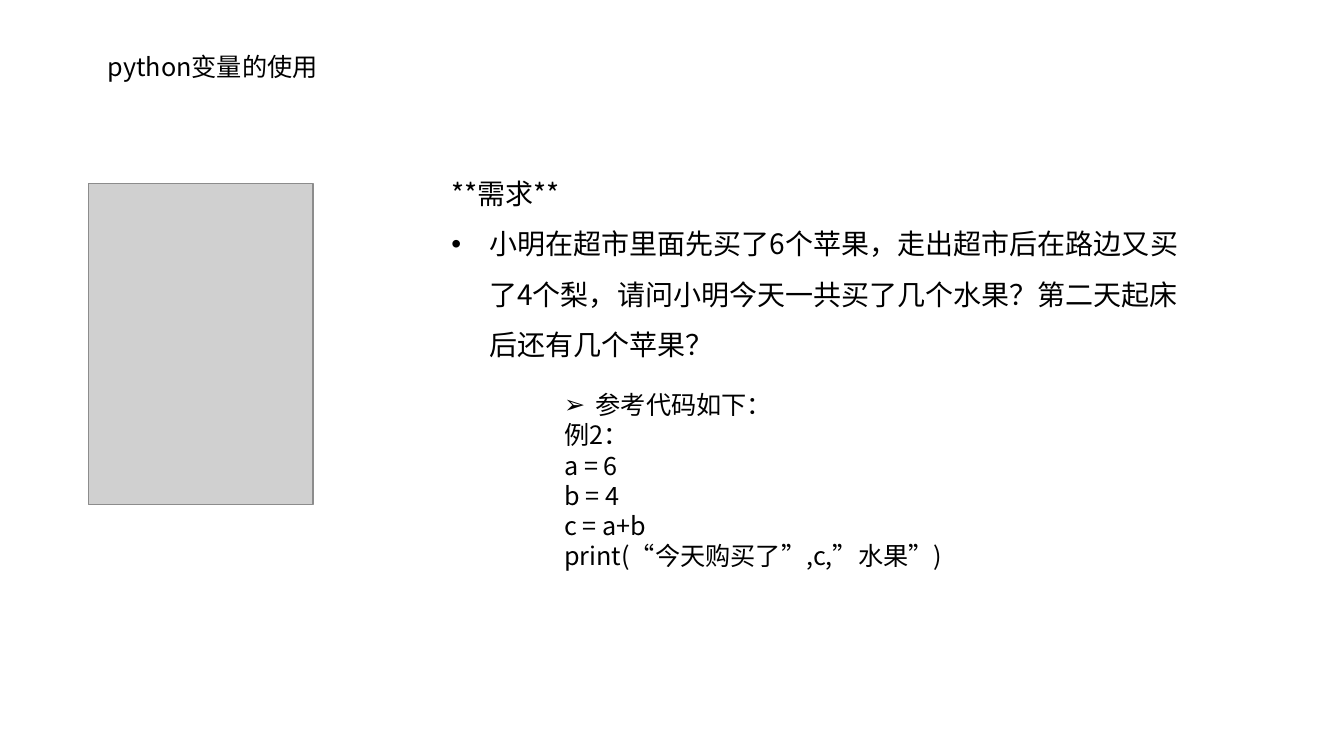
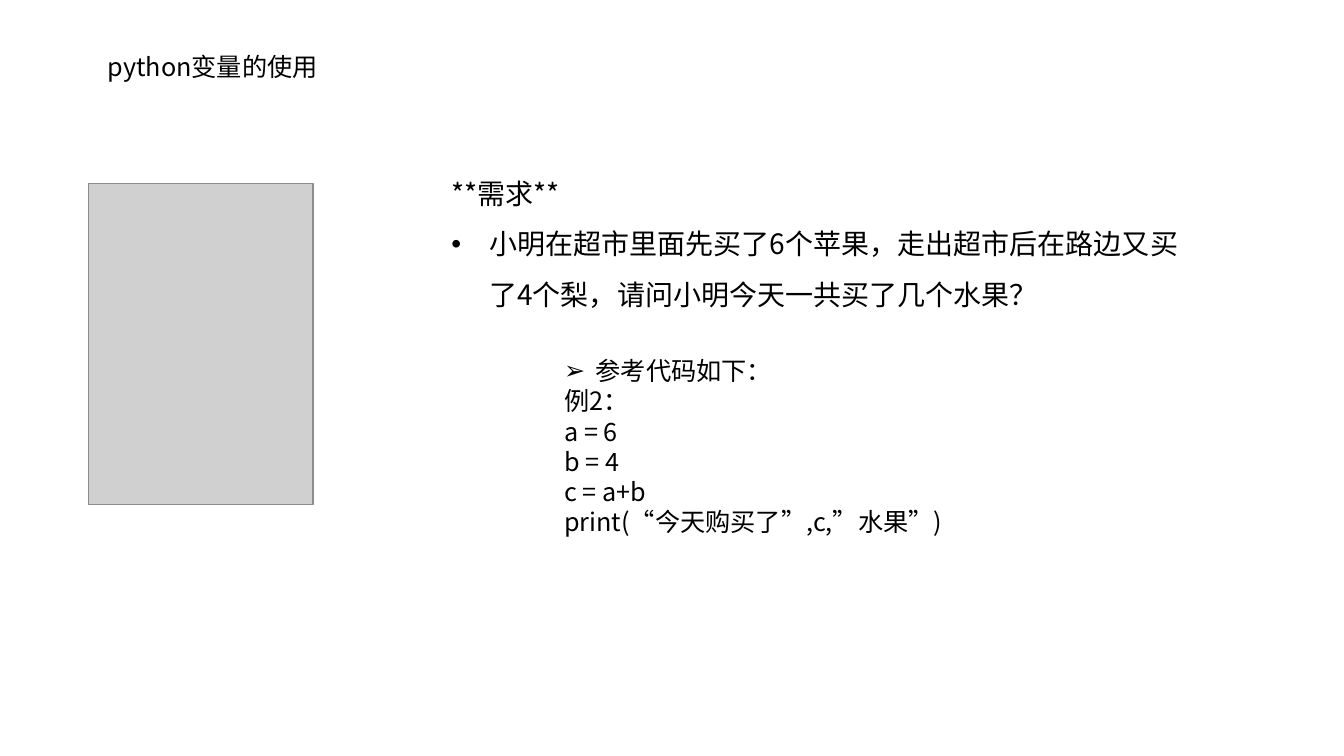
Before and after one commit to hwdeveloper/python-tutorial, a slide deck: slide 17 of 第1节课/01ppt/P1-1第一节.pptx (slide 18 before the commit). Drawn at 1344x756 pixels with LibreOffice and Linux fonts; fonts in the diff are those of the drawing; grey boxes stand for pictures; background and template pictures are left out. Boxes give left, top, right and bottom in pixels: in the first picture for what was removed or moved away, otherwise in the second. Text is boxed around its words. In the diff, an @@ line names an element or a change of style, - is before the commit and + after.

Commit message:
更新代码

```diff
--- a/第1节课/01ppt/P1-1第一节.pptx
+++ b/第1节课/01ppt/P1-1第一节.pptx
@@ text at [489, 230, 1178, 308]: text changed @@
-• 小明在超市里面先买了6个苹果，走出超市后在路边又买了4个梨，请问小明今天一共买了几个水果？第二天起床后还有几个苹果？
+• 小明在超市里面先买了6个苹果，走出超市后在路边又买了4个梨，请问小明今天一共买了几个水果？
@@ text "参考代码如下：": place and size @@
-text "参考代码如下：" at [564, 392, 942, 571]
+text "参考代码如下：" at [564, 358, 942, 537]
```
Also in this commit, not shown: 12 other slides changed, 1 slide removed, 43 other files.
